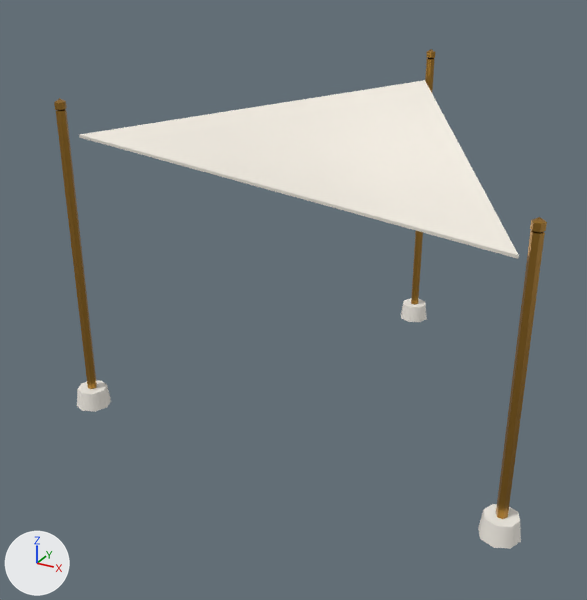
A saved change to the FBX model Assets/Skyfold/Art/Models/Props/shade_sail.fbx.
Both versions are drawn from a 50 mm camera at (3.68, -7.58, 5.01) aimed at (-0.52, 0.06, 1.19). Lighting does not change. The marker at lower left points along +X, +Y and +Z. The older version comes first. Where no turn or scale is listed for an object, it has been applied to the vertices. Vertices at exactly the same position are counted once.

Names of what the first picture shows: 'shade_sail'.
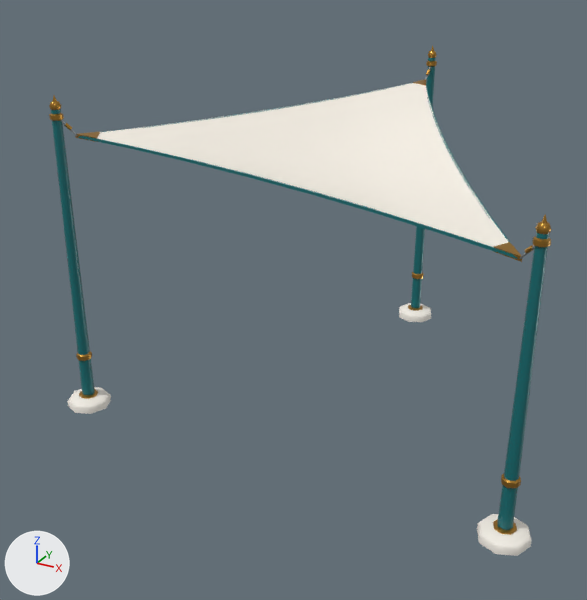
Where the change shows, as pixel boxes [x1, y1, x2, y2] in the pictures (587 x 600 px):
'shade_sail', reshaped
    before: [54, 49, 547, 549]
    after: [49, 46, 551, 556]
part 1 of me_shade_sail_001, added
    after: [49, 101, 61, 110]
part 2 of me_shade_sail_001, added
    after: [535, 221, 551, 234]
part 3 of me_shade_sail_001, rebuilt (16% narrower)
    before: [56, 110, 111, 412]
    after: [49, 109, 95, 395]
part 4 of me_shade_sail_001, rebuilt (19% narrower, 6% shorter)
    before: [478, 230, 545, 549]
    after: [497, 231, 551, 530]
part 5 of me_shade_sail_001, reshaped
    before: [54, 49, 547, 322]
    after: [53, 46, 547, 322]
part 6 of me_shade_sail_001, added
    after: [67, 387, 111, 414]
part 7 of me_shade_sail_001, added
    after: [477, 514, 532, 556]

What changed in the scene script:
```text
Add mat_sky_metal:
    mat_sky_metal = principled_material('SKY_Metal')
    mat_sky_metal.base_color = (0.423, 0.468, 0.491)  # grey #aeb6ba
    mat_sky_metal.metallic = 0.85
    mat_sky_metal.roughness = 0.38
Add mat_sky_teal:
    mat_sky_teal = principled_material('SKY_Teal')
    mat_sky_teal.base_color = (0.00478, 0.159, 0.171)  # dark cyan #0f6f73
    mat_sky_teal.metallic = 0.05
    mat_sky_teal.roughness = 0.35
Change me_shade_sail_001:
    used by ob_shade_sail; location = (0.0, 0.0, 0.0)
    remove me_shade_sail_001.from_pydata(...)  # 177 vertices, 245 faces; spans x -2.64..2.64, y -1.58..2.96, z 0.0..3.77
    add me_shade_sail_001.from_pydata(...)  # 774 vertices, 887 faces; spans x -2.73..2.73, y -1.65..3.06, z 0.0..3.81
    me_shade_sail_001 part 1: a new loose piece, a UV sphere (8 segments, 4 rings, poles along z) spanning x -2.55..-2.42, y -1.47..-1.34, z 3.43..3.55, in mat_sky_brass (orange #b8893b)
    me_shade_sail_001 part 2: a new loose piece, a UV sphere (8 segments, 4 rings, poles along z) spanning x 2.42..2.55, y -1.47..-1.34, z 2.93..3.05, in mat_sky_brass (orange #b8893b)
    me_shade_sail_001 part 3: the loose piece of 31 vertices spanning x -2.64..-2.24, y -1.58..-1.18, z 0.0..3.45 is rebuilt with 82 vertices and now spans x -2.57..-2.4, y -1.49..-1.32, z 0.12..3.46
    me_shade_sail_001 part 4: the loose piece of 31 vertices spanning x 2.24..2.64, y -1.58..-1.18, z 0.0..2.95 is rebuilt with 82 vertices and now spans x 2.4..2.57, y -1.49..-1.32, z 0.12..2.96
    me_shade_sail_001 part 5: 1 vertex moved within x 0.0, y 2.76, z 3.65; 107 vertices removed from x -2.5..2.5, y -1.43..2.96, z 0.0..3.77; 434 vertices added at x -2.51..2.51, y -1.42..3.06, z 0.0..3.81
    me_shade_sail_001 part 6: 58 vertices added at x -2.73..-2.23, y -1.65..-1.15, z 0.0..0.15
    me_shade_sail_001 part 7: 58 vertices added at x 2.23..2.73, y -1.65..-1.15, z 0.0..0.15
    add me_shade_sail_001.materials.append(mat_sky_teal)  # dark cyan #0f6f73
    add me_shade_sail_001.materials.append(mat_sky_metal)  # grey #aeb6ba
```
